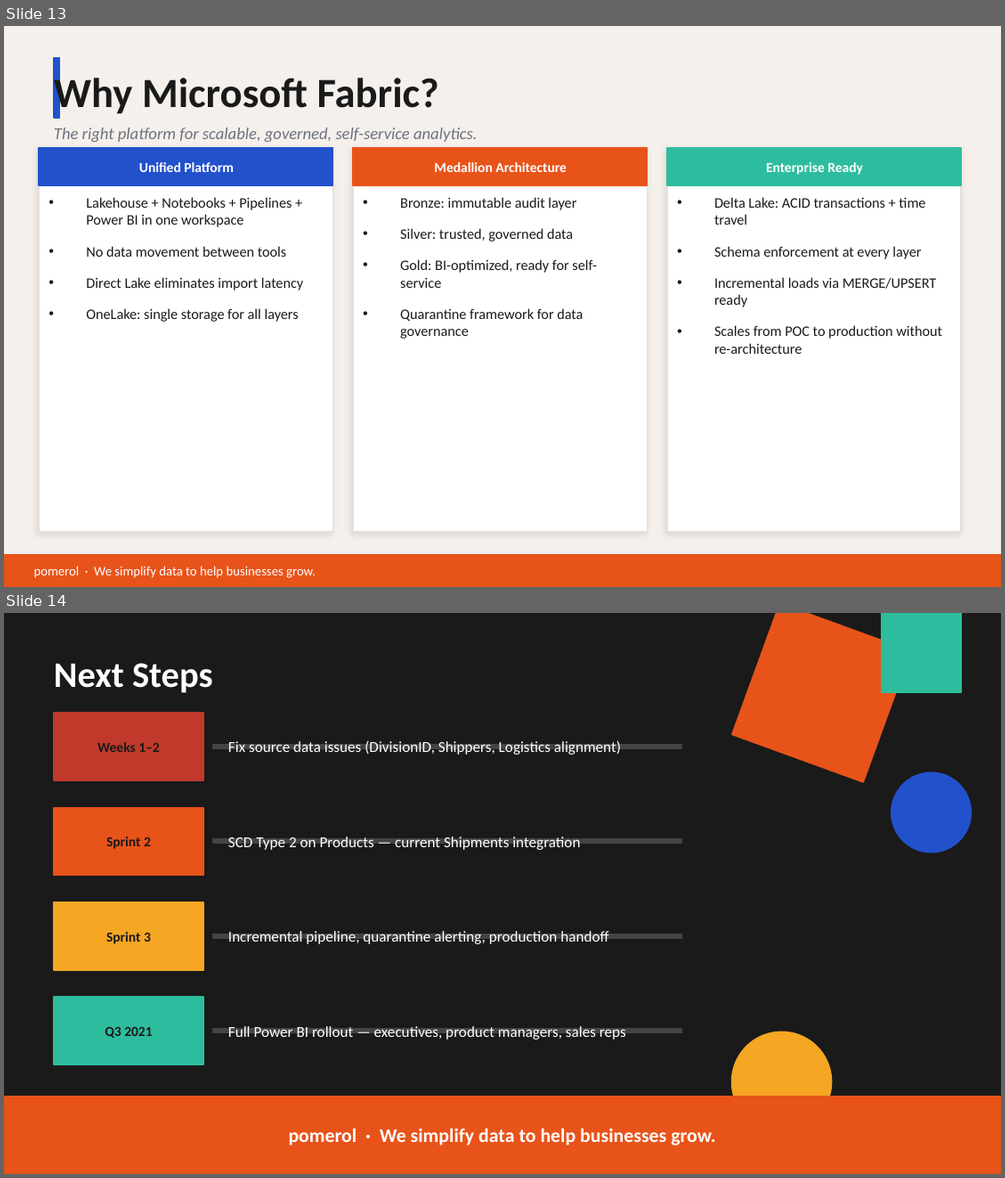
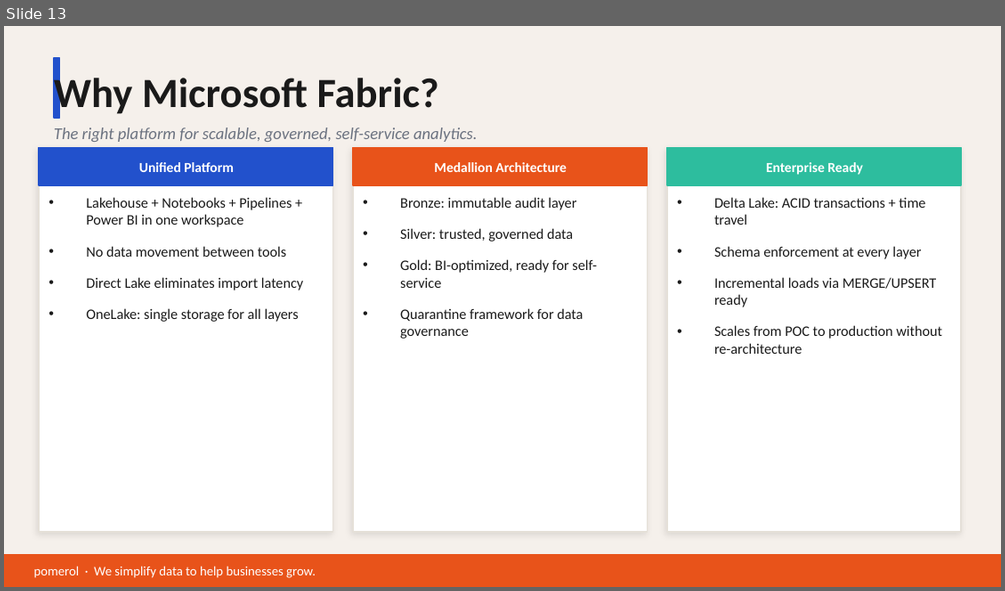
Before and after one commit to DiegoSVBrito/acme-lakehouse-poc, a slide deck: docs/ACME_DE_POC_Presentation.pptx. Shown one above the other, each under a label of ours: slides 13 and 14 before the commit, slide 13 after it. The pictures are 1005x1178 and 1005x591 pixels, drawn with LibreOffice and Linux fonts; fonts in the diff are those of the drawing. Boxes give left, top, right and bottom in pixels: in the first picture for what was removed or moved away, otherwise in the second. Text is boxed around its words. In the diff, an @@ line names an element or a change of style, - is before the commit and + after.

Commit message:
Add orchestration notebook, update presentation, replace one-pager
- NB_06_Orchestration_v2: sequential pipeline runner using mssparkutils.notebook.run()
  with error handling and dependency enforcement (Bronze -> Silver -> Gold -> DQ)
- Slide 14 replaced: "Next Steps" -> "Why This Platform Delivers" — value proposition
  closing slide with three columns (Immediate Value, Structural Advantage, Risk Reduction)
- ACME_Architecture_OnePager: replaced DOCX with reviewed PDF version
- All dates updated to June 2026

```diff
--- a/docs/ACME_DE_POC_Presentation.pptx
+++ b/docs/ACME_DE_POC_Presentation.pptx
@@ slide 14 removed at [4,613,1001,1174], background #1A1A1A @@
@@ rectangle removed at [732,613,911,782] @@
@@ rectangle removed at [882,613,961,693] @@
@@ text removed at [54,663,213,693] @@
-Next Steps
@@ rectangle removed at [54,713,203,780] @@
@@ text removed at [97,742,159,752] @@
-Weeks 1–2
@@ rectangle removed at [213,745,682,748] @@
@@ text removed at [228,740,621,755] @@
-Fix source data issues (DivisionID, Shippers, Logistics alignment)
@@ ellipse removed at [891,772,971,852] @@
@@ rectangle removed at [54,807,203,876] @@
@@ text removed at [106,836,151,849] @@
-Sprint 2
@@ rectangle removed at [213,839,682,844] @@
@@ text removed at [228,836,580,850] @@
-SCD Type 2 on Products — current Shipments integration
@@ rectangle removed at [54,902,203,970] @@
@@ text removed at [106,932,151,944] @@
-Sprint 3
@@ text removed at [228,931,608,944] @@
-Incremental pipeline, quarantine alerting, production handoff
@@ rectangle removed at [213,934,682,938] @@
@@ rectangle removed at [54,997,203,1064] @@
@@ text removed at [105,1027,152,1038] @@
-Q3 2021
@@ rectangle removed at [213,1029,682,1033] @@
@@ text removed at [228,1026,626,1039] @@
-Full Power BI rollout — executives, product managers, sales reps
@@ ellipse removed at [732,1031,832,1131] @@
@@ rectangle removed at [4,1096,1001,1174] @@
@@ text removed at [289,1127,715,1145] @@
-pomerol · We simplify data to help businesses grow.
```
Also in this commit, not shown: 1 slide added, 3 other files.
